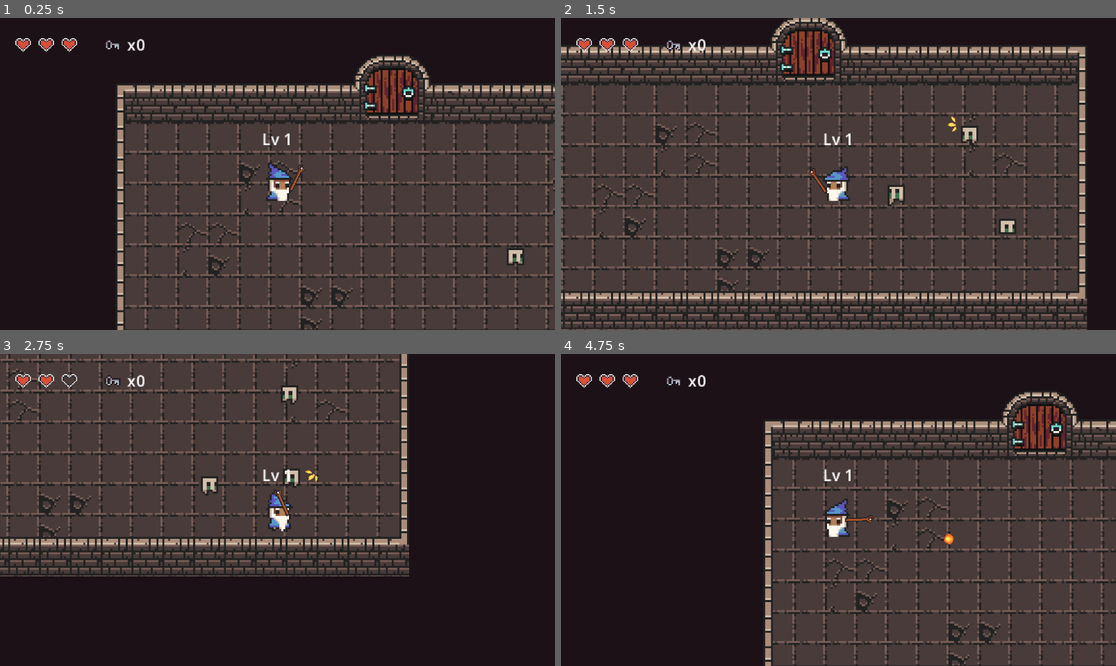
Above: before the commit, frames 1-4 (two rows, left to right).
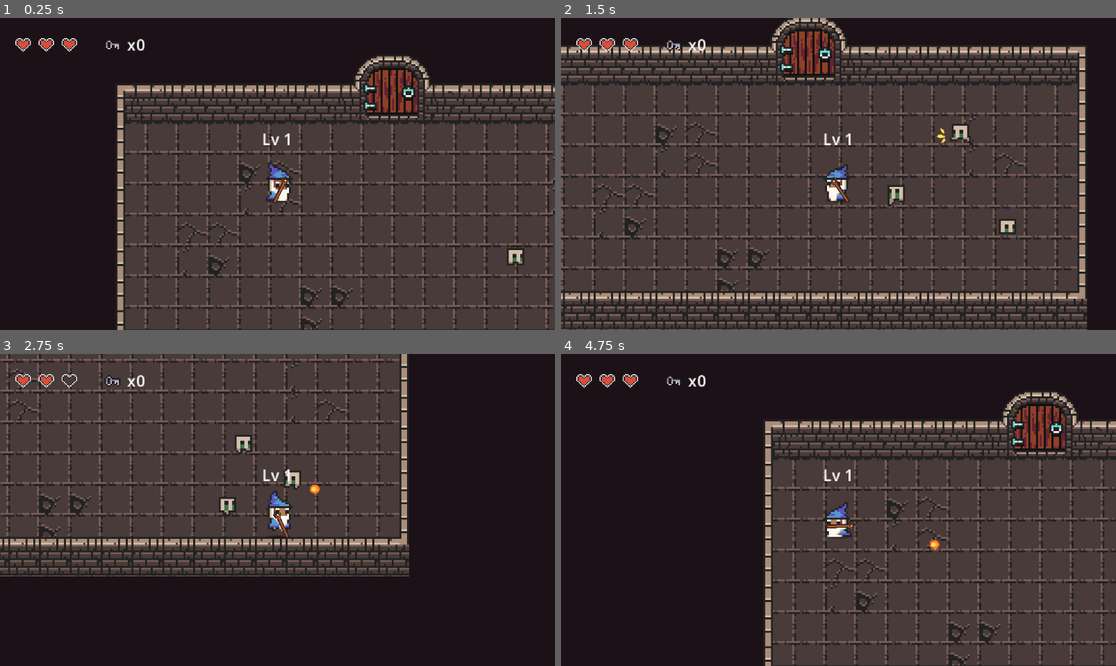
Above: after the commit, the same moments.

Repository: leanfj/infinit-dungeon
Game: Godot game, scene res://scenes/world_node_2d.tscn
Same seed, same stepped clock (60 frames per second), same inputs: the game is played once before the commit and once after it.
Inputs (mouse positions are in pixels of both pictures, inside the frame that each line leads up to):
- Up to frame 1 (0.25 s): no input
- Up to frame 2 (1.5 s): tap Enter at 0.5 s; move the mouse to (960, 158) at 0.52 s; press the mouse at (960, 158) at 0.53 s; hold D (move_right) 0.53-1.28 s; move the mouse to (727, 189) at 1.27 s; release the mouse at (727, 189) at 1.28 s; hold S (move_down) from 1.28 s (still down); right-click (727, 189) at 1.35 s
- Up to frame 3 (2.75 s): move the mouse to (333, 441) at 2.02 s; release S (move_down) at 2.03 s; press the mouse at (333, 441) at 2.03 s; hold D (move_right) from 2.03 s (still down)
- Up to frame 4 (4.75 s): move the mouse to (810, 572) at 2.77 s; release D (move_right) at 2.78 s; release the mouse at (810, 572) at 2.78 s; hold W (move_up) 2.78-3.5 s; right-click (810, 572) at 2.85 s; click "Reiniciar" at 3.5 s; move the mouse to (1005, 556) at 4.27 s; press the mouse at (1005, 556) at 4.28 s; hold A (move_left) from 4.28 s (still down)

The runs differ from the first frame. In frame 1, 0.1% of the frame differs, in the area x 49-55%, y 46-60%; in frame 2, 0.6%; in frame 3, 1.0%, in the area x 36-58%, y 10-59%; in frame 4, 0.4%.

Commit message:
Add shadow system implementation; integrate shadows for player and enemies with customizable parameters

Diff:
--- a/entities/player/Mage/mage_character_body_2d.tscn
+++ b/entities/player/Mage/mage_character_body_2d.tscn
@@ -142,24 +142,22 @@
 _weapon_node = NodePath("StaffNode2D")
 _fire_ball_marker = NodePath("StaffNode2D/FireBallMarker2D")
 
-[node name="AnimatedSprite2D" parent="." index="0"]
+[node name="AnimatedSprite2D" parent="." index="1"]
 sprite_frames = SubResource("SpriteFrames_ehqxe")
-animation = &"hurt"
+animation = &"idle"
 autoplay = "idle"
+frame_progress = 0.5493902
 
-[node name="CollisionShape2D" parent="." index="1"]
+[node name="CollisionShape2D" parent="." index="2"]
 position = Vector2(0, 11)
 rotation = 1.5707964
 shape = SubResource("CapsuleShape2D_xr08a")
 
-[node name="CollisionShape2D2" parent="HitBoxArea2D" index="0"]
-position = Vector2(0, 2)
-
 [node name="StaffNode2D" type="Node2D" parent="." index="3"]
-position = Vector2(0, 7)
+position = Vector2(1.1461716, 7.2292347)
 
 [node name="StaffSprite2D" type="Sprite2D" parent="StaffNode2D" index="0"]
-position = Vector2(10.000001, -5.0000005)
+position = Vector2(0.3928318, 1.007762)
 rotation = 0.4607669
 scale = Vector2(0.5, 0.5)
 texture = ExtResource("11_8f32o")
@@ -171,9 +169,12 @@
 }
 
 [node name="FireBallMarker2D" type="Marker2D" parent="StaffNode2D" index="2"]
-position = Vector2(18, -4)
+position = Vector2(10.457039, 0.8873863)
 
-[node name="Camera2D" parent="." index="4"]
+[node name="CollisionShape2D2" parent="HitBoxArea2D" index="0"]
+position = Vector2(0, 2)
+
+[node name="Camera2D" parent="." index="5"]
 limit_smoothed = true
 terrain_path = NodePath("../TerrainManagerNode2D")
 
--- a/entities/player/player_character_body_2d.tscn
+++ b/entities/player/player_character_body_2d.tscn
@@ -1,8 +1,9 @@
-[gd_scene load_steps=6 format=3 uid="uid://ctskcvs7nxu4e"]
+[gd_scene load_steps=7 format=3 uid="uid://ctskcvs7nxu4e"]
 
 [ext_resource type="Script" uid="uid://bp27mc01s6y16" path="res://entities/player/Mage/camera_2d.gd" id="1_cam"]
 [ext_resource type="Script" uid="uid://dib2lc2utu6xy" path="res://entities/player/player_character_body_2d.gd" id="1_yo3wp"]
 [ext_resource type="PackedScene" uid="uid://bio5e71ly3ea5" path="res://mechanics/hit_box_area_2d.tscn" id="2_yo3wp"]
+[ext_resource type="PackedScene" uid="uid://cf5m8oap12xy0" path="res://mechanics/shadow/shadow.tscn" id="3_shadow"]
 
 [sub_resource type="SpriteFrames" id="SpriteFrames_rcxmu"]
 
@@ -10,7 +11,13 @@
 radius = 6.0
 
 [node name="PlayerCharacterBody2D" type="CharacterBody2D"]
+z_index = 1
 script = ExtResource("1_yo3wp")
+
+[node name="Shadow" parent="." instance=ExtResource("3_shadow")]
+z_index = -1
+offset_top = 14.0
+offset_bottom = 30.0
 
 [node name="AnimatedSprite2D" type="AnimatedSprite2D" parent="."]
 y_sort_enabled = true
--- /dev/null
+++ b/mechanics/RunSmoke/run_smoke_node_2d.tscn
@@ -0,0 +1,104 @@
+[gd_scene load_steps=15 format=3 uid="uid://bj0tdhbftiftt"]
+
+[ext_resource type="Texture2D" uid="uid://ccewrx6iswn76" path="res://mechanics/RunSmoke/Free Smoke Fx  Pixel 06.png" id="1_k1x8w"]
+
+[sub_resource type="AtlasTexture" id="AtlasTexture_rq6g3"]
+atlas = ExtResource("1_k1x8w")
+region = Rect2(0, 192, 64, 64)
+
+[sub_resource type="AtlasTexture" id="AtlasTexture_frrqx"]
+atlas = ExtResource("1_k1x8w")
+region = Rect2(64, 192, 64, 64)
+
+[sub_resource type="AtlasTexture" id="AtlasTexture_yw056"]
+atlas = ExtResource("1_k1x8w")
+region = Rect2(128, 192, 64, 64)
+
+[sub_resource type="AtlasTexture" id="AtlasTexture_dnuo4"]
+atlas = ExtResource("1_k1x8w")
+region = Rect2(192, 192, 64, 64)
+
+[sub_resource type="AtlasTexture" id="AtlasTexture_jprl3"]
+atlas = ExtResource("1_k1x8w")
+region = Rect2(256, 192, 64, 64)
+
+[sub_resource type="AtlasTexture" id="AtlasTexture_tgsdq"]
+atlas = ExtResource("1_k1x8w")
+region = Rect2(320, 192, 64, 64)
+
+[sub_resource type="AtlasTexture" id="AtlasTexture_mff0y"]
+atlas = ExtResource("1_k1x8w")
+region = Rect2(384, 192, 64, 64)
+
+[sub_resource type="AtlasTexture" id="AtlasTexture_s04jv"]
+atlas = ExtResource("1_k1x8w")
+region = Rect2(448, 192, 64, 64)
+
+[sub_resource type="AtlasTexture" id="AtlasTexture_utfsm"]
+atlas = ExtResource("1_k1x8w")
+region = Rect2(512, 192, 64, 64)
+
+[sub_resource type="AtlasTexture" id="AtlasTexture_3j8f1"]
+atlas = ExtResource("1_k1x8w")
+region = Rect2(576, 192, 64, 64)
+
+[sub_resource type="AtlasTexture" id="AtlasTexture_3ltaj"]
+atlas = ExtResource("1_k1x8w")
+region = Rect2(640, 192, 64, 64)
+
+[sub_resource type="AtlasTexture" id="AtlasTexture_khsh4"]
+atlas = ExtResource("1_k1x8w")
+region = Rect2(704, 192, 64, 64)
+
+[sub_resource type="SpriteFrames" id="SpriteFrames_mjqmv"]
+animations = [{
+"frames": [{
+"duration": 1.0,
+"texture": SubResource("AtlasTexture_rq6g3")
+}, {
+"duration": 1.0,
+"texture": SubResource("AtlasTexture_frrqx")
+}, {
+"duration": 1.0,
+"texture": SubResource("AtlasTexture_yw056")
+}, {
+"duration": 1.0,
+"texture": SubResource("AtlasTexture_dnuo4")
+}, {
+"duration": 1.0,
+"texture": SubResource("AtlasTexture_jprl3")
+}, {
+"duration": 1.0,
+"texture": SubResource("AtlasTexture_tgsdq")
+}, {
+"duration": 1.0,
+"texture": SubResource("AtlasTexture_mff0y")
+}, {
+"duration": 1.0,
+"texture": SubResource("AtlasTexture_s04jv")
+}, {
+"duration": 1.0,
+"texture": SubResource("AtlasTexture_utfsm")
+}, {
+"duration": 1.0,
+"texture": SubResource("AtlasTexture_3j8f1")
+}, {
+"duration": 1.0,
+"texture": SubResource("AtlasTexture_3ltaj")
+}, {
+"duration": 1.0,
+"texture": SubResource("AtlasTexture_khsh4")
+}],
+"loop": true,
+"name": &"default",
+"speed": 18.0
+}]
+
+[node name="RunSmokeNode2D" type="Node2D"]
+
+[node name="AnimatedSprite2D" type="AnimatedSprite2D" parent="."]
+position = Vector2(-63, 1)
+rotation = -0.9023352
+sprite_frames = SubResource("SpriteFrames_mjqmv")
+frame_progress = 0.25939646
+centered = false
--- /dev/null
+++ b/mechanics/shadow/shadow.gd
@@ -0,0 +1,98 @@
+extends MeshInstance2D
+class_name Shadow
+
+## Configurações da sombra
+@export var auto_resize: bool = true
+@export var width_scale: float = 2  ## Multiplicador da largura do sprite
+@export var height_scale: float = 0.4  ## Multiplicador da altura (geralmente menor para parecer no chão)
+@export var vertical_offset: float = 0.0  ## Offset vertical adicional
+
+## Referência ao sprite pai (detectado automaticamente)
+var _parent_sprite: Node2D = null
+var _last_texture_size: Vector2 = Vector2.ZERO
+
+func _ready() -> void:
+	if auto_resize:
+		_find_parent_sprite()
+		_update_shadow_size()
+
+func _process(_delta: float) -> void:
+	if auto_resize and _parent_sprite:
+		_update_shadow_size()
+
+func _find_parent_sprite() -> void:
+	var parent = get_parent()
+	if not parent:
+		return
+
+	# Procura por AnimatedSprite2D
+	for child in parent.get_children():
+		if child is AnimatedSprite2D:
+			_parent_sprite = child
+			return
+
+	# Procura por Sprite2D
+	for child in parent.get_children():
+		if child is Sprite2D:
+			_parent_sprite = child
+			return
+
+func _update_shadow_size() -> void:
+	if not _parent_sprite:
+		return
+
+	var sprite_size: Vector2 = _get_sprite_size()
+
+	# Só atualiza se o tamanho mudou
+	if sprite_size == _last_texture_size and sprite_size != Vector2.ZERO:
+		return
+
+	_last_texture_size = sprite_size
+
+	if sprite_size == Vector2.ZERO:
+		return
+
+	# Calcula novo tamanho da sombra
+	var shadow_width: float = sprite_size.x * width_scale
+	var shadow_height: float = sprite_size.x * height_scale  # Usa X para manter proporção circular
+
+	# Atualiza o mesh
+	if mesh is QuadMesh:
+		(mesh as QuadMesh).size = Vector2(shadow_width, shadow_height)
+
+	# Ajusta posição vertical baseado no tamanho do sprite
+	position.y = (sprite_size.y / 2.0) + vertical_offset
+
+func _get_sprite_size() -> Vector2:
+	if _parent_sprite is AnimatedSprite2D:
+		var anim_sprite := _parent_sprite as AnimatedSprite2D
+		if anim_sprite.sprite_frames == null:
+			return Vector2.ZERO
+
+		var current_animation := anim_sprite.animation
+		var current_frame := anim_sprite.frame
+
+		if not anim_sprite.sprite_frames.has_animation(current_animation):
+			return Vector2.ZERO
+
+		var frame_count := anim_sprite.sprite_frames.get_frame_count(current_animation)
+		if frame_count == 0:
+			return Vector2.ZERO
+
+		var frame_texture := anim_sprite.sprite_frames.get_frame_texture(current_animation, current_frame)
+		if frame_texture:
+			return frame_texture.get_size()
+
+	elif _parent_sprite is Sprite2D:
+		var sprite := _parent_sprite as Sprite2D
+		if sprite.texture:
+			return sprite.texture.get_size()
+
+	return Vector2.ZERO
+
+## Função para ajustar manualmente os parâmetros do shader
+func set_shadow_parameters(color: Color = Color(0, 0, 0, 0.4), softness: float = 0.4) -> void:
+	if material and material is ShaderMaterial:
+		var shader_mat := material as ShaderMaterial
+		shader_mat.set_shader_parameter("shadow_color", color)
+		shader_mat.set_shader_parameter("shadow_softness", softness)
--- /dev/null
+++ b/mechanics/shadow/shadow.gdshader
@@ -0,0 +1,26 @@
+shader_type canvas_item;
+
+// Parâmetros configuráveis
+uniform vec4 shadow_color : source_color = vec4(0.0, 0.0, 0.0, 0.5);
+uniform float shadow_width : hint_range(0.1, 2.0) = 1.0;
+uniform float shadow_height : hint_range(0.1, 2.0) = 0.5;
+uniform float shadow_softness : hint_range(0.0, 1.0) = 0.3;
+uniform vec2 shadow_offset = vec2(0.0, 0.0);
+
+void fragment() {
+    // Centraliza as coordenadas UV
+    vec2 centered_uv = UV - 0.5 + shadow_offset;
+
+    // Aplica a proporção da elipse
+    centered_uv.x /= shadow_width;
+    centered_uv.y /= shadow_height;
+
+    // Calcula a distância do centro
+    float dist = length(centered_uv);
+
+    // Cria um gradiente suave para a sombra
+    float shadow = 1.0 - smoothstep(0.5 - shadow_softness, 0.5, dist);
+
+    // Define a cor final com alpha baseado na intensidade da sombra
+    COLOR = vec4(shadow_color.rgb, shadow_color.a * shadow);
+}
--- /dev/null
+++ b/mechanics/shadow/shadow.tscn
@@ -0,0 +1,19 @@
+[gd_scene load_steps=4 format=3 uid="uid://cf5m8n9p12xyz"]
+
+[ext_resource type="Material" path="res://mechanics/shadow/shadow_material.tres" id="1_material"]
+[ext_resource type="Script" path="res://mechanics/shadow/shadow.gd" id="2_script"]
+
+[sub_resource type="QuadMesh" id="QuadMesh_shadow"]
+size = Vector2(24, 12)
+
+[sub_resource type="PlaceholderTexture2D" id="PlaceholderTexture2D_shadow"]
+
+[node name="Shadow" type="MeshInstance2D"]
+material = ExtResource("1_material")
+mesh = SubResource("QuadMesh_shadow")
+texture = SubResource("PlaceholderTexture2D_shadow")
+script = ExtResource("2_script")
+auto_resize = true
+width_scale = 1.2
+height_scale = 0.4
+vertical_offset = 0.0
--- /dev/null
+++ b/mechanics/shadow/shadow_material.tres
@@ -0,0 +1,11 @@
+[gd_resource type="ShaderMaterial" load_steps=2 format=3 uid="uid://bxk7y8waw10qr"]
+
+[ext_resource type="Shader" uid="uid://dv76v0jm8gdpn" path="res://mechanics/shadow/shadow.gdshader" id="1_shader"]
+
+[resource]
+shader = ExtResource("1_shader")
+shader_parameter/shadow_color = Color(0, 0, 0, 0.4)
+shader_parameter/shadow_width = 0.9
+shader_parameter/shadow_height = 0.4
+shader_parameter/shadow_softness = 0.4
+shader_parameter/shadow_offset = Vector2(0, 0)
--- a/scenes/world_node_2d.tscn
+++ b/scenes/world_node_2d.tscn
@@ -14,11 +14,12 @@
 [node name="WorldNode2D" type="Node2D"]
 y_sort_enabled = true
 
-[node name="TerrainManagerNode2D" parent="." instance=ExtResource("1_mav38")]
-
 [node name="MageCharacterBody2D" parent="." instance=ExtResource("1_2b7d3")]
+z_index = 1
 position = Vector2(84, 59)
 _move_speed = 100.0
+
+[node name="TerrainManagerNode2D" parent="." instance=ExtResource("1_mav38")]
 
 [node name="EnemySpawner" parent="." instance=ExtResource("5_spawner")]
 position = Vector2(-11.969269, 1.0263138)
Binary file added: mechanics/RunSmoke/Free Smoke Fx Pixel 06.png
Not shown, added: mechanics/RunSmoke/Free Smoke Fx Pixel 06.png.import
Not shown, added: mechanics/shadow/shadow.gd.uid
Not shown, added: mechanics/shadow/shadow.gdshader.uid
Not shown, added: docs/README.md
Not shown, added: docs/implementacao_sistema_sombras_20251201.md
